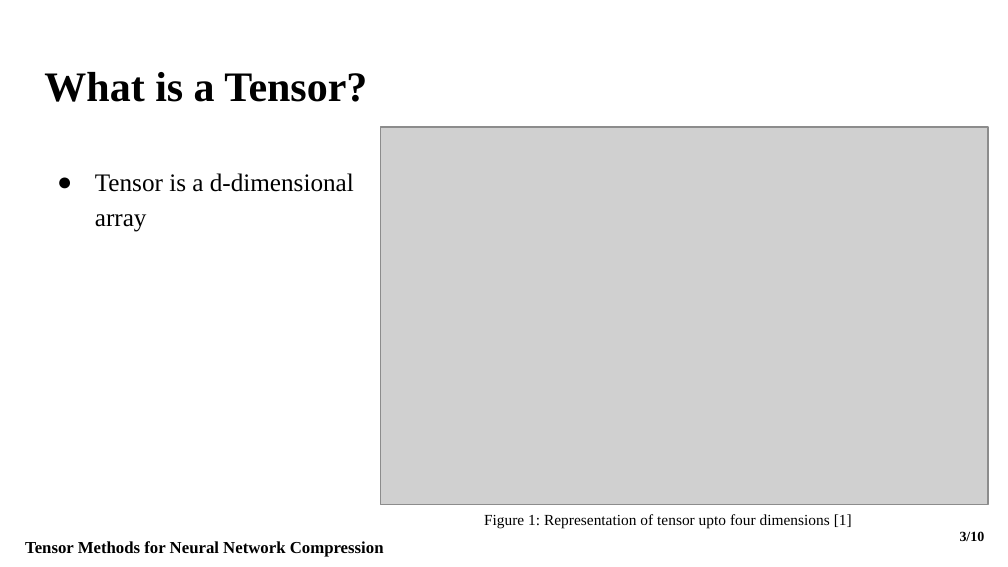
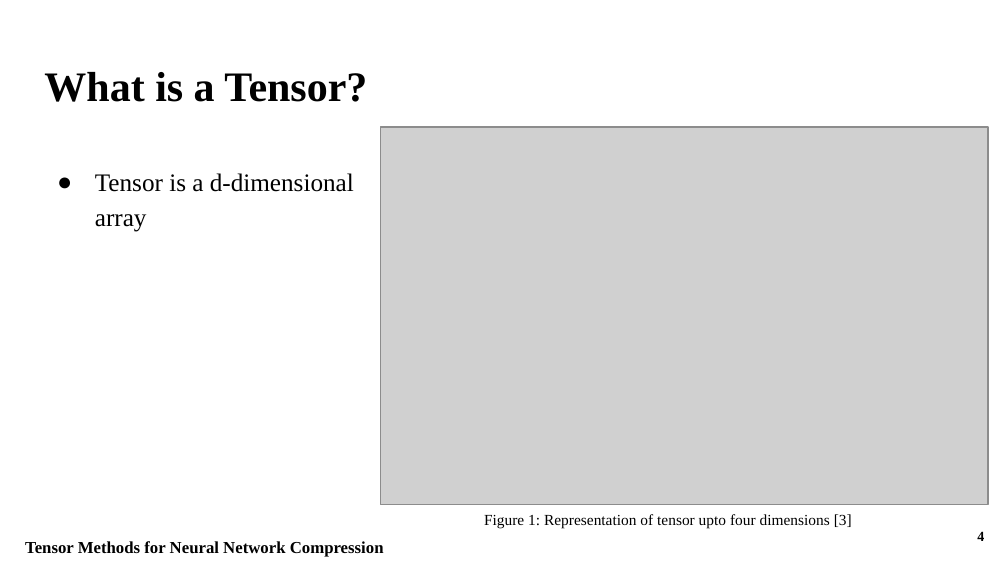
Before and after one commit to Fraunhofer-SCAI/canonical-cnn, a slide deck: slide 4 of Presentation/Fraunhofer_Presentation.pptx (slide 3 before the commit). Drawn at 1008x567 pixels with LibreOffice and Linux fonts; fonts in the diff are those of the drawing; grey boxes stand for pictures. Boxes give left, top, right and bottom in pixels: in the first picture for what was removed or moved away, otherwise in the second. Text is boxed around its words. In the diff, an @@ line names an element or a change of style, - is before the commit and + after.

```diff
--- a/Presentation/Fraunhofer_Presentation.pptx
+++ b/Presentation/Fraunhofer_Presentation.pptx
@@ text at (484, 514, 852, 529): text changed @@
-Figure 1: Representation of tensor upto four dimensions [1]
+Figure 1: Representation of tensor upto four dimensions [3]
@@ page number at (977, 531, 984, 541): text changed @@
-3/10
+4
```
Also in this commit, not shown: 8 other slides changed, 6 slides added, 1 other file.
